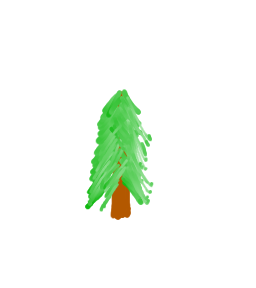
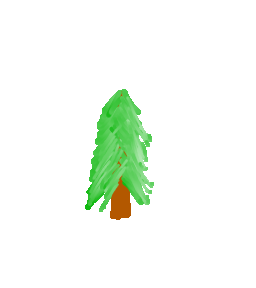
Before/after of a w=256, h=288 layered artwork. What changed in the layer stack:
painted on "Treść" over [85, 89, 154, 220]
